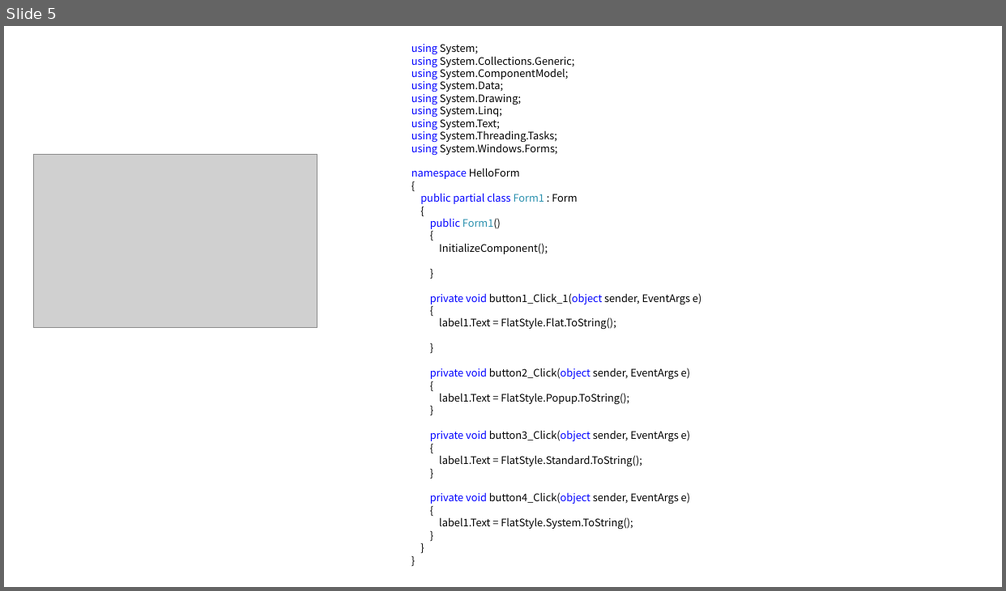
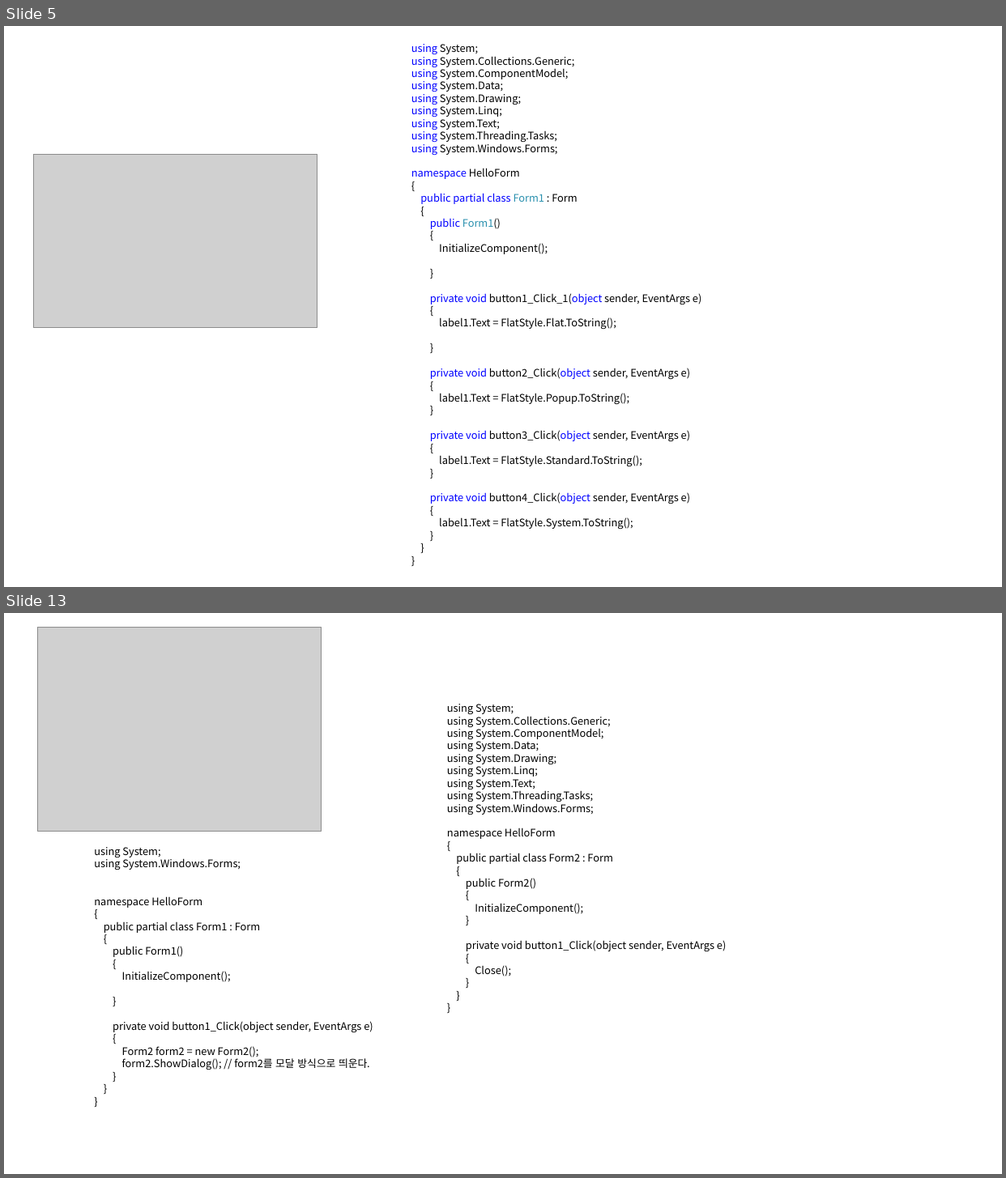
Before and after one commit to Kimhyunjin4455/CSharp, a slide deck: 객체0510.pptx. Shown one above the other, each under a label of ours: slide 5 before the commit, slides 5 and 13 after it; the slides between them are not shown. The pictures are 1006x591 and 1006x1178 pixels, drawn with LibreOffice and Linux fonts; fonts in the diff are those of the drawing; grey boxes stand for pictures. Boxes give left, top, right and bottom in pixels: in the first picture for what was removed or moved away, otherwise in the second. Text is boxed around its words. In the diff, an @@ line names an element or a change of style, - is before the commit and + after.

```diff
--- a/객체0510.pptx
+++ b/객체0510.pptx
@@ slide 13 added at [4,613,1002,1174], background #FFFFFF @@
@@ picture added at [38,628,322,831] @@
@@ text added at [447,704,726,977], 10 pt, text #000000 @@
+using System;
+using System.Collections.Generic;
+using System.ComponentModel;
+using System.Data;
+using System.Drawing;
+using System.Linq;
+using System.Text;
+using System.Threading.Tasks;
+using System.Windows.Forms;
+namespace HelloForm
+{
+public partial class Form2 : Form
+{
+public Form2()
+{
+InitializeComponent();
+}
+private void button1_Click(object sender, EventArgs e)
+{
+Close();
+}
+}
+}
@@ text added at [94,847,373,1071], 10 pt, text #000000 @@
+using System;
+using System.Windows.Forms;
+namespace HelloForm
+{
+public partial class Form1 : Form
+{
+public Form1()
+{
+InitializeComponent();
+}
+private void button1_Click(object sender, EventArgs e)
+{
+Form2 form2 = new Form2();
+form2.ShowDialog(); // form2를 모달 방식으로 띄운다.
+}
+}
+}
```
Also in this commit, not shown: 14 other slides added.
